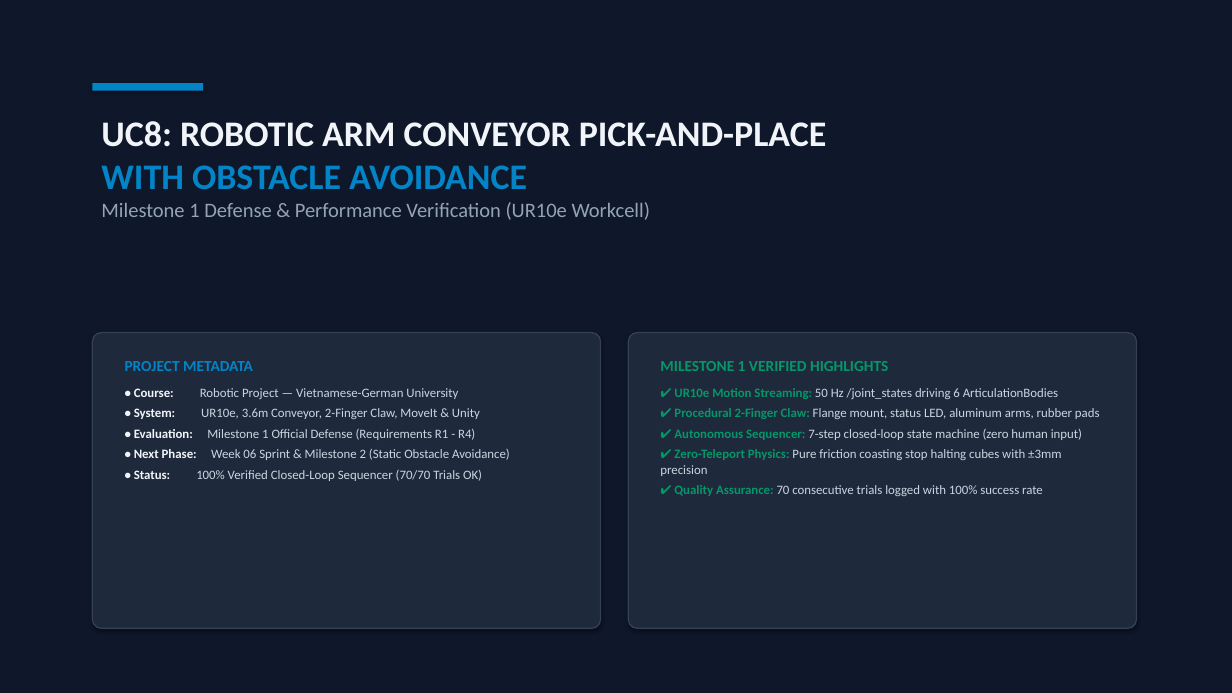
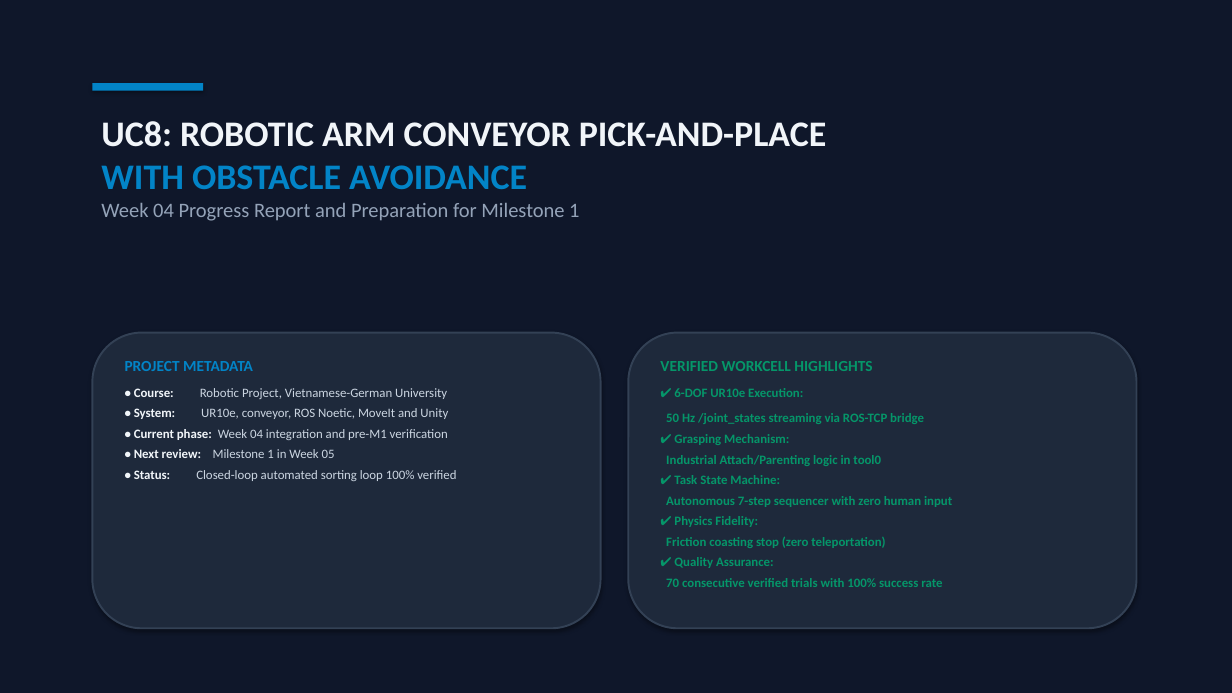
Before and after one commit to Aqikop/VGU26-Project-UC8, a slide deck: slide 1 of docs/week04/UC8_Week04_Milestone1_Presentation.pptx. Drawn at 1232x693 pixels with LibreOffice and Linux fonts; fonts in the diff are those of the drawing. Boxes give left, top, right and bottom in pixels: in the first picture for what was removed or moved away, otherwise in the second. Text is boxed around its words. In the diff, an @@ line names an element or a change of style, - is before the commit and + after.

Commit message:
docs: restore historical week04 intact and create dedicated docs/week05 for Milestone 1 presentation & report

```diff
--- a/docs/week04/UC8_Week04_Milestone1_Presentation.pptx
+++ b/docs/week04/UC8_Week04_Milestone1_Presentation.pptx
@@ text at box(101, 203, 579, 221): text changed @@
-Milestone 1 Defense & Performance Verification (UR10e Workcell)
+Week 04 Progress Report and Preparation for Milestone 1
@@ rounded rectangle at box(92, 333, 601, 628): outline #334155 1 pt to #334155 1.5 pt; proportions changed @@
@@ rounded rectangle at box(628, 333, 1137, 628): outline #334155 1 pt to #334155 1.5 pt; proportions changed @@
@@ text at box(134, 388, 456, 481): text changed @@
-• Course: Robotic Project — Vietnamese-German University
-• System: UR10e, 3.6m Conveyor, 2-Finger Claw, MoveIt & Unity
-• Evaluation: Milestone 1 Official Defense (Requirements R1 - R4)
-• Next Phase: Week 06 Sprint & Milestone 2 (Static Obstacle Avoidance)
-• Status: 100% Verified Closed-Loop Sequencer (70/70 Trials OK)
+• Course: Robotic Project, Vietnamese-German University
+• System: UR10e, conveyor, ROS Noetic, MoveIt and Unity
+• Current phase: Week 04 integration and pre-M1 verification
+• Next review: Milestone 1 in Week 05
+• Status: Closed-loop automated sorting loop 100% verified
@@ text at box(660, 361, 952, 587): text changed; size 10 to 9.5 pt @@
-MILESTONE 1 VERIFIED HIGHLIGHTS
-✔ UR10e Motion Streaming: 50 Hz /joint_states driving 6 ArticulationBodies
-✔ Procedural 2-Finger Claw: Flange mount, status LED, aluminum arms, rubber pads
-✔ Autonomous Sequencer: 7-step closed-loop state machine (zero human input)
-✔ Zero-Teleport Physics: Pure friction coasting stop halting cubes with ±3mm precision
-✔ Quality Assurance: 70 consecutive trials logged with 100% success rate
+VERIFIED WORKCELL HIGHLIGHTS
+✔ 6-DOF UR10e Execution:
+50 Hz /joint_states streaming via ROS-TCP bridge
+✔ Grasping Mechanism:
+Industrial Attach/Parenting logic in tool0
+✔ Task State Machine:
+Autonomous 7-step sequencer with zero human input
+✔ Physics Fidelity:
+Friction coasting stop (zero teleportation)
+✔ Quality Assurance:
+70 consecutive verified trials with 100% success rate
```
Also in this commit, not shown: 4 other slides changed, 8 slides added, 10 slides removed, 10 other files.
